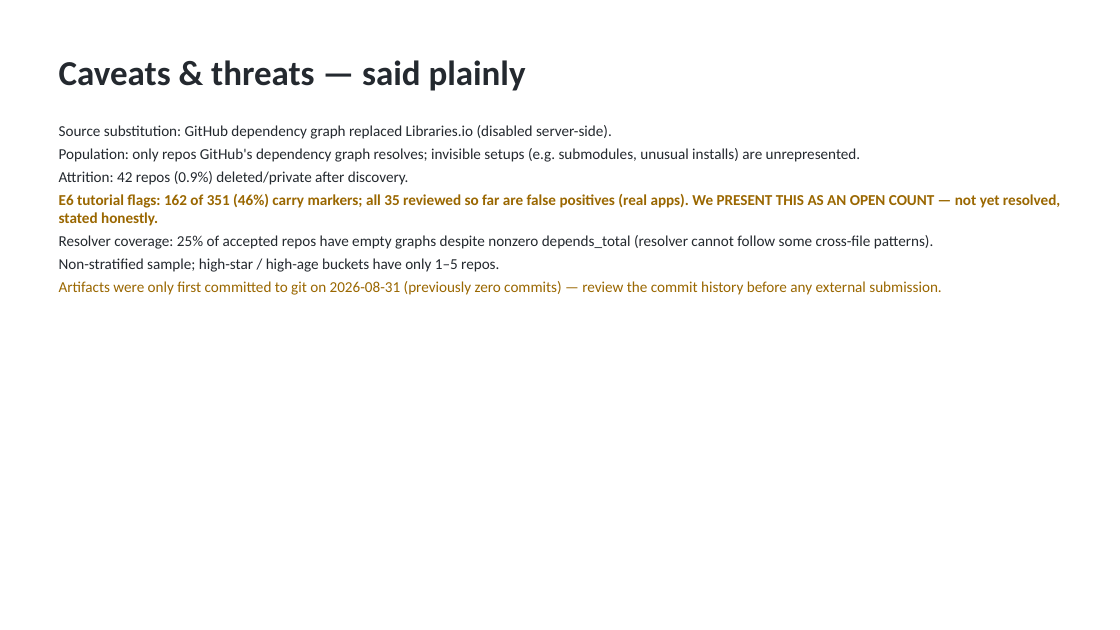
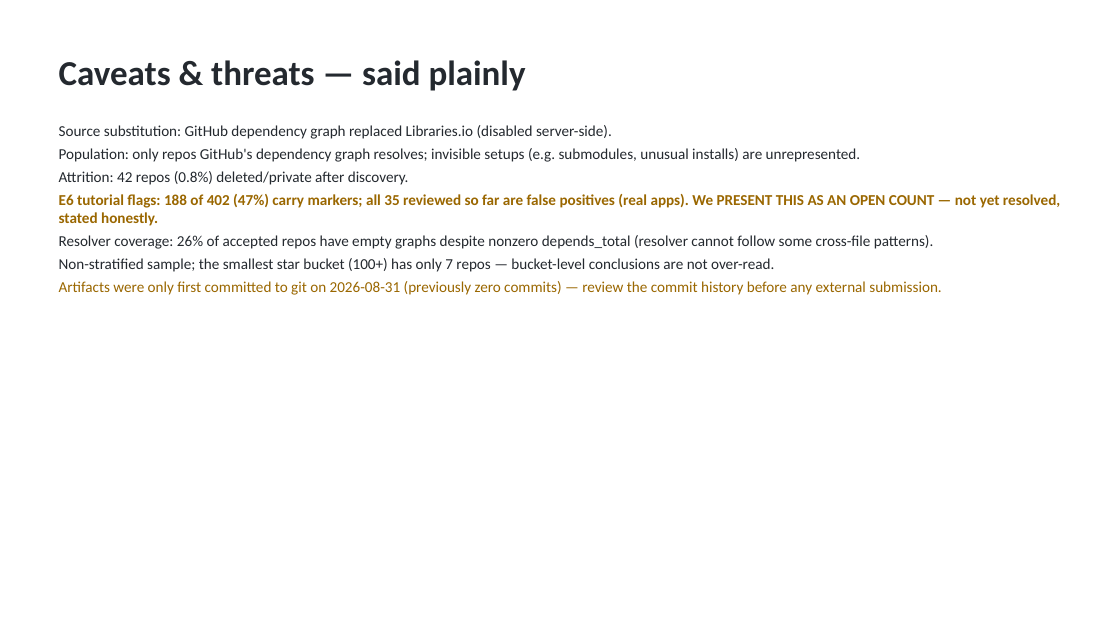
Before and after one commit to codeCrack-01/fastapi-di-empirical-study, a slide deck: slide 21 of analysis/out/fastapi_di_presentation.pptx. Drawn at 1120x630 pixels with LibreOffice and Linux fonts; fonts in the diff are those of the drawing. Boxes give left, top, right and bottom in pixels: in the first picture for what was removed or moved away, otherwise in the second. Text is boxed around its words. In the diff, an @@ line names an element or a change of style, - is before the commit and + after.

```diff
--- a/analysis/out/fastapi_di_presentation.pptx
+++ b/analysis/out/fastapi_di_presentation.pptx
@@ text at (59, 171, 1060, 272): text changed @@
-Attrition: 42 repos (0.9%) deleted/private after discovery.
-E6 tutorial flags: 162 of 351 (46%) carry markers; all 35 reviewed so far are false positives (real apps). We PRESENT THIS AS AN OPEN COUNT — not yet resolved, stated honestly.
-Resolver coverage: 25% of accepted repos have empty graphs despite nonzero depends_total (resolver cannot follow some cross-file patterns).
-Non-stratified sample; high-star / high-age buckets have only 1–5 repos.
+Attrition: 42 repos (0.8%) deleted/private after discovery.
+E6 tutorial flags: 188 of 402 (47%) carry markers; all 35 reviewed so far are false positives (real apps). We PRESENT THIS AS AN OPEN COUNT — not yet resolved, stated honestly.
+Resolver coverage: 26% of accepted repos have empty graphs despite nonzero depends_total (resolver cannot follow some cross-file patterns).
+Non-stratified sample; the smallest star bucket (100+) has only 7 repos — bucket-level conclusions are not over-read.
```
Also in this commit, not shown: 19 other slides changed, 29 other files.
